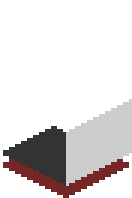
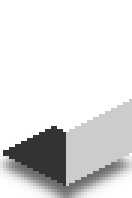
Before/after of a 132×198 layered artwork. What changed in the layer stack:
added layer "Shadow copy" (60%) above "Bottom" over [0, 126, 132, 198]
hid "Bottom" over [3, 132, 129, 198]
